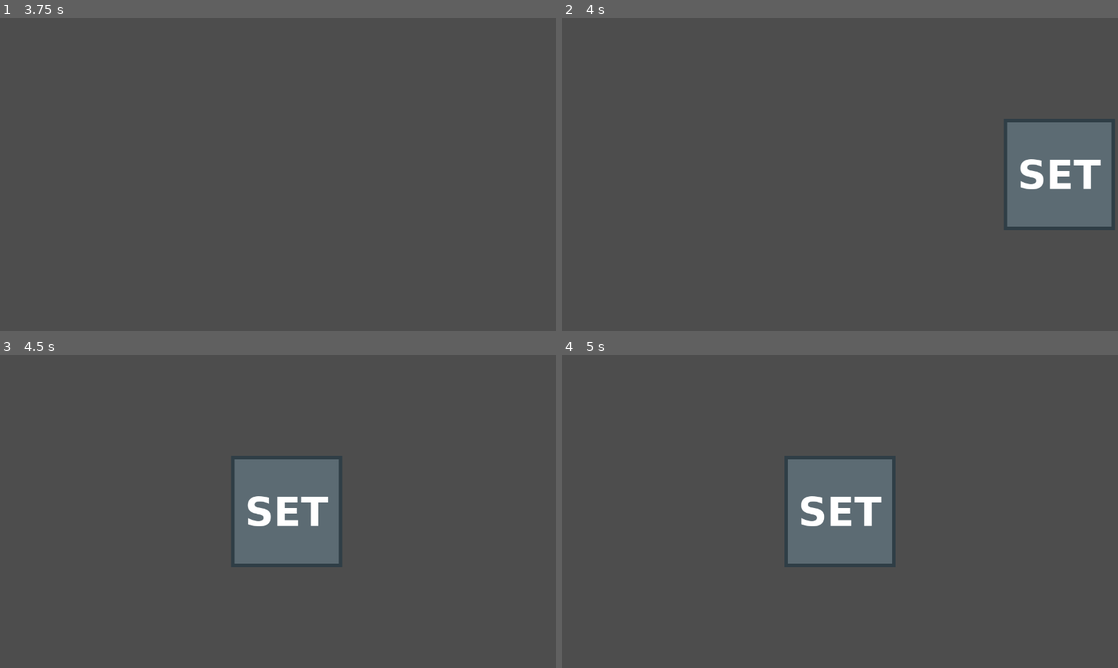
Above: before the commit, frames 1-4 (two rows, left to right).
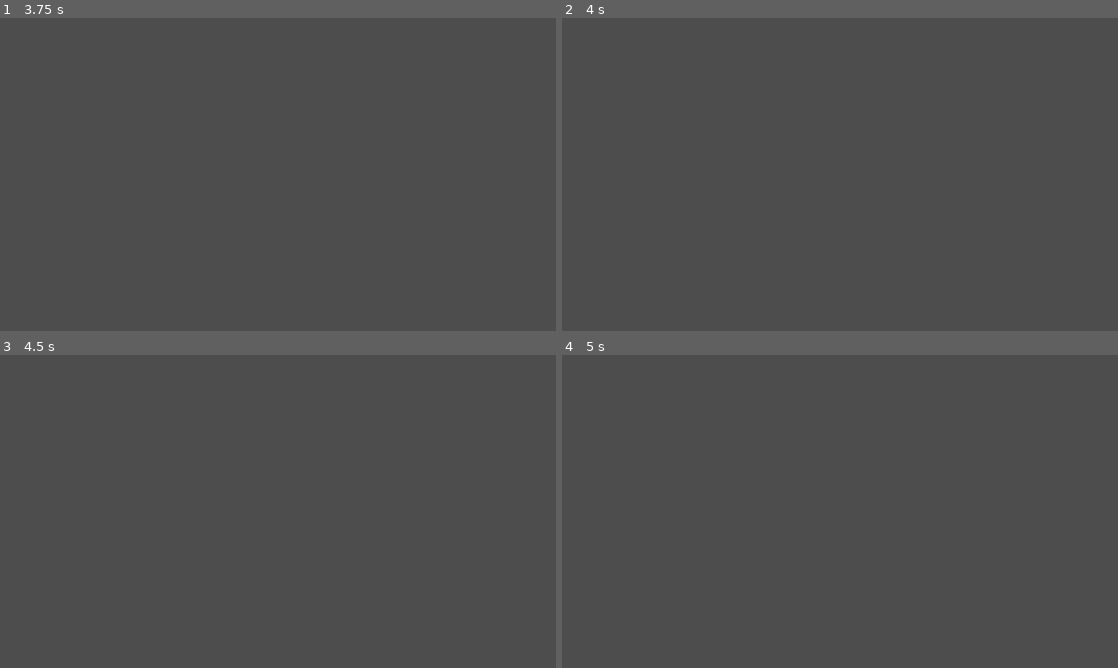
Above: after the commit, the same moments.

Repository: Chebrbober/GMTK-JAM
Game: Godot game, scene res://scenes/main_menu.tscn
The game is run twice, just before and just after one commit, with the same random seed, the same clock (stepped at 60 frames per second) and the same inputs.
Inputs (mouse positions are in pixels of both pictures, inside the frame that each line leads up to):
- Up to frame 1 (3.75 s): click "Play" at 0.5 s; click "Play" at 1.25 s; tap Enter at 2 s; move the mouse to (400, 158) at 2.02 s; hold Right (move_right) 2.03-2.78 s; click (400, 158) at 2.17 s; tap Space (jump) at 2.27, 3.02 s; move the mouse to (166, 190) at 2.77 s; hold Down (move_down) 2.78-3.53 s; move the mouse to (333, 105) at 3.52 s; hold Right (move_right) from 3.53 s (still down)
- Up to frame 2 (4 s): keep holding Right (move_right)
- Up to frame 3 (4.5 s): move the mouse to (250, 574) at 4.27 s; release Right (move_right) at 4.28 s; hold Up (move_up) from 4.28 s (still down); click (250, 574) at 4.42 s
- Up to frame 4 (5 s): keep holding Up (move_up); tap Space (jump) at 4.52 s

Frame 1 is identical in both runs. In frame 2, 7.0% of the frame differs, in the area x 79-100%, y 32-68%; in frame 3, 7.0%; in frame 4, 7.1%, in the area x 40-60%, y 32-68%.
Error after the commit: Invalid access to property or key 'update' on a base object of type 'PanelContainer (cut_bar.gd)'. (res://scripts/food_spawner.gd:19)

Commit message:
add cut bar

Diff:
--- a/scenes/game.tscn
+++ b/scenes/game.tscn
@@ -1,6 +1,7 @@
-[gd_scene load_steps=5 format=3 uid="uid://60kgkd16lk48"]
+[gd_scene load_steps=6 format=3 uid="uid://60kgkd16lk48"]
 
 [ext_resource type="Script" uid="uid://bhxd7n2o5j84x" path="res://addons/settings_menus/ui/pause_menu_ui.gd" id="1_uwrxv"]
+[ext_resource type="Script" uid="uid://xihw66v5bdwf" path="res://scripts/cut_bar.gd" id="2_lbhrr"]
 [ext_resource type="Script" uid="uid://bj5aths4ml4bm" path="res://scripts/food_spawner.gd" id="2_yqjtg"]
 [ext_resource type="PackedScene" uid="uid://bxupbsk7issf7" path="res://scenes/food.tscn" id="3_lnu2h"]
 
@@ -11,11 +12,11 @@
 
 [node name="TileMapLayer" type="TileMapLayer" parent="."]
 
-[node name="CanvasLayer" type="CanvasLayer" parent="."]
+[node name="UI" type="CanvasLayer" parent="."]
 script = ExtResource("1_uwrxv")
 main_menu_scene_path = "uid://cy18vdwi6ps75"
 
-[node name="Timer" type="PanelContainer" parent="CanvasLayer"]
+[node name="Timer" type="PanelContainer" parent="UI"]
 anchors_preset = -1
 anchor_left = 0.5
 anchor_top = 0.025
@@ -26,23 +27,72 @@
 offset_bottom = 40.0
 grow_horizontal = 2
 
-[node name="MarginContainer" type="MarginContainer" parent="CanvasLayer/Timer"]
+[node name="MarginContainer" type="MarginContainer" parent="UI/Timer"]
 layout_mode = 2
 theme_override_constants/margin_left = 5
 theme_override_constants/margin_top = 5
 theme_override_constants/margin_right = 5
 theme_override_constants/margin_bottom = 5
 
-[node name="Label" type="Label" parent="CanvasLayer/Timer/MarginContainer"]
+[node name="Label" type="Label" parent="UI/Timer/MarginContainer"]
 layout_mode = 2
 text = "0"
 label_settings = SubResource("LabelSettings_uwrxv")
 horizontal_alignment = 1
 vertical_alignment = 1
 
-[node name="Timer" type="Timer" parent="CanvasLayer/Timer/MarginContainer/Label"]
+[node name="Timer" type="Timer" parent="UI/Timer/MarginContainer/Label"]
 wait_time = 15.0
 one_shot = true
+
+[node name="CutBar" type="PanelContainer" parent="UI"]
+unique_name_in_owner = true
+anchors_preset = -1
+anchor_left = 0.5
+anchor_top = 0.9
+anchor_right = 0.5
+anchor_bottom = 0.9
+offset_left = -150.0
+offset_top = -20.0
+offset_right = 150.0
+offset_bottom = 20.0
+grow_horizontal = 2
+grow_vertical = 2
+script = ExtResource("2_lbhrr")
+
+[node name="MarginContainer" type="MarginContainer" parent="UI/CutBar"]
+layout_mode = 2
+theme_override_constants/margin_left = 5
+theme_override_constants/margin_top = 5
+theme_override_constants/margin_right = 5
+theme_override_constants/margin_bottom = 5
+
+[node name="RedZone" type="ColorRect" parent="UI/CutBar/MarginContainer"]
+layout_mode = 2
+color = Color(0.698039, 0, 0, 1)
+
+[node name="YellowZone" type="ColorRect" parent="UI/CutBar/MarginContainer"]
+custom_minimum_size = Vector2(10, 0)
+layout_mode = 2
+size_flags_horizontal = 4
+color = Color(0.686275, 0.866667, 0, 1)
+
+[node name="GreenZone" type="ColorRect" parent="UI/CutBar/MarginContainer/YellowZone"]
+custom_minimum_size = Vector2(5, 0)
+layout_mode = 1
+anchors_preset = 8
+anchor_left = 0.5
+anchor_top = 0.5
+anchor_right = 0.5
+anchor_bottom = 0.5
+offset_left = -2.5
+offset_top = -15.0
+offset_right = 2.5
+offset_bottom = 15.0
+grow_horizontal = 2
+grow_vertical = 2
+size_flags_horizontal = 4
+color = Color(0, 0.756863, 0.184314, 1)
 
 [node name="FoodSpawner" type="Node" parent="."]
 script = ExtResource("2_yqjtg")
--- /dev/null
+++ b/scripts/cut_bar.gd
@@ -0,0 +1,8 @@
+extends PanelContainer
+
+@onready var yellow_zone: ColorRect = $MarginContainer/YellowZone
+@onready var green_zone: ColorRect = $MarginContainer/YellowZone/GreenZone
+@onready var margin_container: MarginContainer = $MarginContainer
+
+func randomize_pos():
+	yellow_zone.position.x = randf_range(0 + yellow_zone.size.x / 2, margin_container.size.x - yellow_zone.size.x / 2)
--- a/scripts/food.gd
+++ b/scripts/food.gd
@@ -6,6 +6,7 @@
 @export var available_sprites: Array[Texture2D]
 
 signal finished
+signal got_cut
 
 func _ready() -> void:
 	if available_sprites != null or available_sprites.is_empty():
--- a/scripts/food_spawner.gd
+++ b/scripts/food_spawner.gd
@@ -5,6 +5,7 @@
 @onready var start_pos = Vector2(screen_size.x+250, screen_size.y/2)
 @onready var center_pos = screen_size / 2
 @onready var end_pos = screen_size - screen_size - Vector2(500, 0)
+@onready var cut_bar = %CutBar
 var tween = create_tween()
 var time_to_move: float = 1.0
 
@@ -15,6 +16,7 @@
 	var food = food_scene.instantiate()
 	food.position = start_pos
 	food.finished.connect(throw)
+	food.finished.conenct(cut_bar.update)
 	self.add_child(food)
 	move_to_center(food)
 
Not shown, added: scripts/cut_bar.gd.uid
